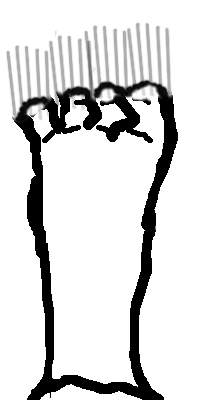
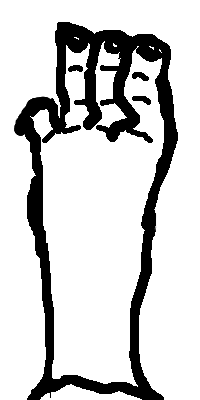
Layered file, before and after one edit (200px x 400px). Changes by layer:
hid "Background copy #1" over left=5, top=22, right=173, bottom=136
added layer "Background copy #2" above "Background copy" over left=14, top=22, right=173, bottom=136
